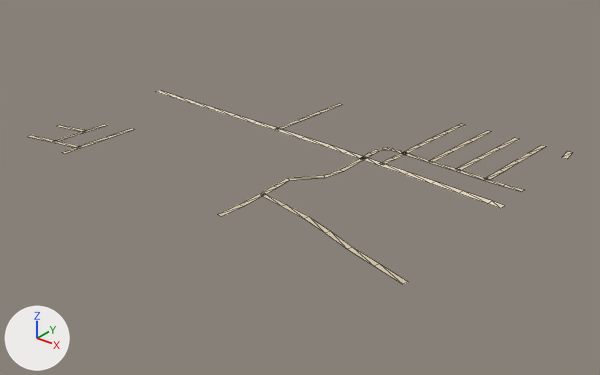
Two versions of the glTF model public/assets/bengaluru-region-v1/tiles/t34_-40-l1.glb, one commit apart.
The view is the same before and after, from a camera (50 mm lens) standing at (17788.0, -20332.0, 361.0) and looking at (17270.0, -19684.0, -41.0). Arrows for +X, +Y and +Z are at lower left; the lights stay in place. The picture after the commit comes second. Mesh edges are drawn as thin lines.

Objects in the first picture: 'ground'.
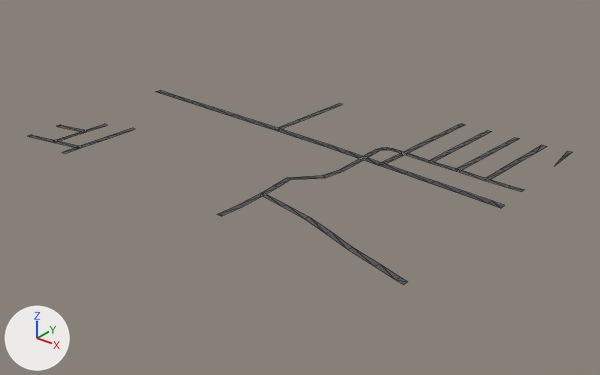
Boxes [x1, y1, x2, y2] around the edits, measured in the pictures (600 x 375 px; the box of a moved part takes in the faces that stretch with it):
'ground', reshaped: before [28, 90, 573, 284]; after [27, 90, 572, 285]
part 1 of me_ground, reshaped: before [28, 125, 573, 284]; after [27, 125, 572, 285]
part 2 of me_ground, reshaped: before [218, 205, 243, 216]; after [217, 205, 243, 216]
part 3 of me_ground, moved or reshaped: [157, 90, 277, 130] in both
part 4 of me_ground, recoloured: [53, 102, 519, 266] in both

The edits, one by one:
me_ground is used by ob_ground; location (17000.0, -20000.0, 0.0).
Verts and faces of me_ground; kept vertices keep their numbers, new ones are numbered from 170.
Before the commit, vertices of me_ground: 32 (300.0, 155.0, 1.0) at pixel (217, 214), 33 (306.0, 155.0, 1.0) at pixel (221, 216), 34 (302.0, 183.0, 1.0) at pixel (239, 204), 35 (308.0, 183.0, 1.0) at pixel (243, 206).
Before the commit, vertices of me_ground: 132 (172.0, 348.0, 1.0) at pixel (252, 123), 133 (172.0, 356.0, 1.0) at pixel (256, 121), 134 (138.0, 349.0, 1.0) at pixel (231, 116), 135 (138.0, 357.0, 1.0) at pixel (236, 114), 136 (103.0, 350.0, 1.0) at pixel (211, 109).
Before the commit, vertices of me_ground: 137 (103.0, 358.0, 1.0) at pixel (215, 108), 138 (69.0, 351.0, 1.0) at pixel (191, 103), 139 (69.0, 359.0, 1.0) at pixel (196, 102), 140 (34.0, 352.0, 1.0) at pixel (173, 97), 141 (35.0, 360.0, 1.0) at pixel (178, 96).
Before the commit, vertices of me_ground: 142 (0.0, 353.0, 1.0) at pixel (155, 91), 143 (0.0, 361.0, 1.0) at pixel (160, 90).
me_ground had 170 vertices, 144 faces and spanned x -1.0..503.0, y 155.0..500.0, z 1.0.
me_ground now has 183 vertices, 157 faces and spans x 0.0..500.0, y 155.0..500.0, z 1.0.
Part 1, on me_ground:
13 vertices are removed from x -1.0..503.0, y 158.0..500.0, z 1.0.
20 faces are deleted.
12 vertices move from x 393.0..467.0, y 409.0..461.0, z 1.0 to x 393.0..467.0, y 411.0..482.0, z 1.0.
24 vertices are added at x 0.0..500.0, y 158.0..500.0, z 1.0.
31 new faces join them.
Part 2, on me_ground:
Faces deleted: (32, 33, 35), (32, 35, 34).
New vertex 181 is at (306.0, 156.0, 1.0), pixel (222, 215).
New vertex 182 is at (300.0, 156.0, 1.0), pixel (218, 213).
New faces: (32, 33, 181), (32, 181, 182), (35, 182, 181), (34, 182, 35).
Part 3, on me_ground:
Vertices deleted: 140, 141 (with the faces that use them).
Vertices 132, 135, 137 move by (-1.0, 0.0, 0.0).
Vertex 133 moves to (172.0, 356.0, 1.0), pixel (256, 121).
Vertex 134 moves to (136.0, 349.0, 1.0), pixel (230, 116).
Vertex 136 moves to (101.0, 350.0, 1.0), pixel (210, 109).
Vertex 139 moves to (66.0, 359.0, 1.0), pixel (195, 101).
Vertex 138 moves to (66.0, 351.0, 1.0), pixel (190, 103).
New vertex 192 is at (31.0, 360.0, 1.0), pixel (176, 95).
New vertex 193 is at (31.0, 352.0, 1.0), pixel (171, 97).
New faces: (138, 139, 192), (138, 192, 193), (142, 193, 192), (142, 192, 143).
me_ground part 4: 118 kept faces spanning x 33.0..500.0, y 155.0..500.0, z 1.0 get new vertex colours; the middle colour goes from beige #d7c9ae to dark grey #535556.
